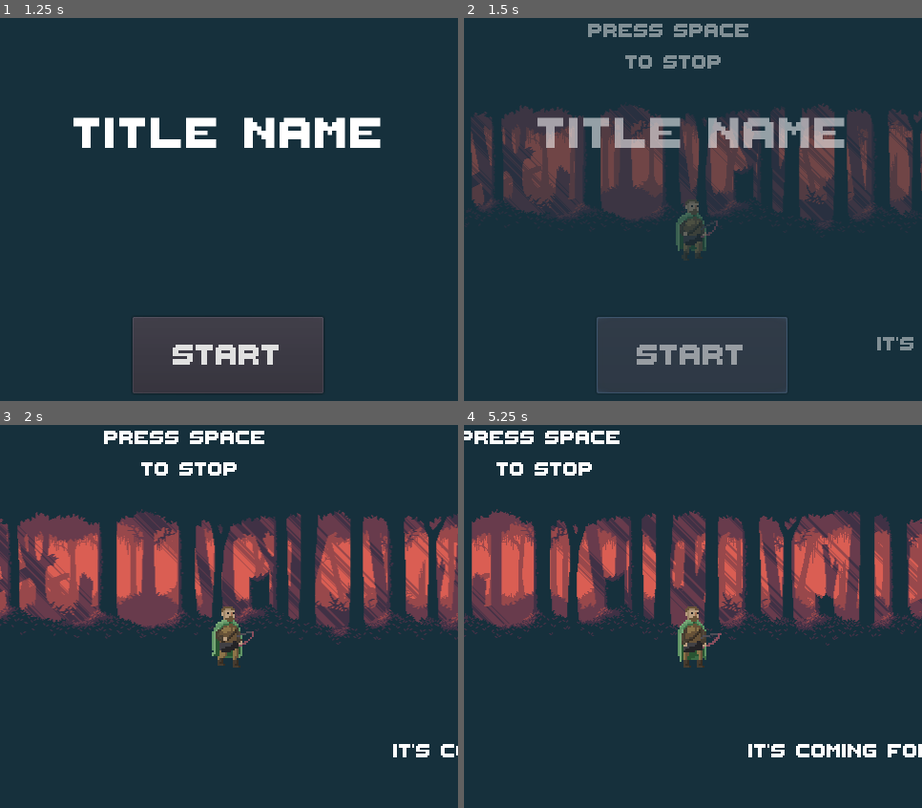
Above: before the commit, frames 1-4 (two rows, left to right).
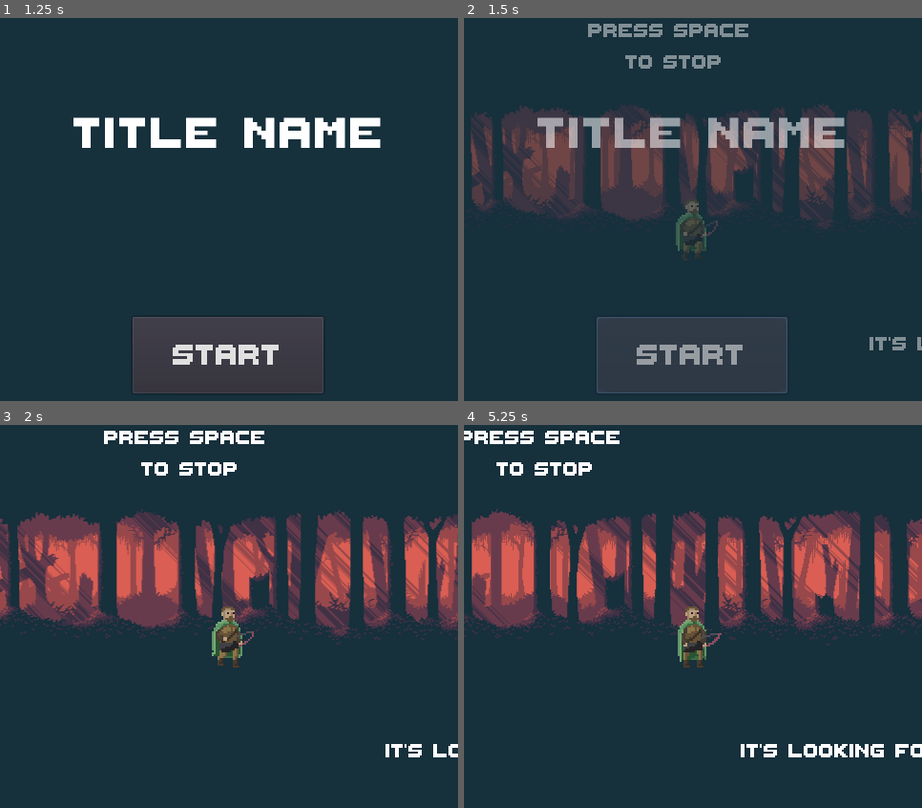
Above: after the commit, the same moments.

Repository: ktosox/TriJam-116
Game: Godot game, scene res://Level.tscn
Two runs of this game, one before a commit and one after it. Both use one fixed random seed, a clock stepped at 60 frames per second and the inputs below. The project has no main scene, so this scene is started directly.
Inputs:
- Up to frame 1 (1.25 s): tap Space at 0.5 s; tap Enter (ui_accept) at 0.77 s
- Up to frame 2 (1.5 s): click "START" at 1.25 s
- Up to frame 3 (2 s): no input
- Up to frame 4 (5.25 s): tap Space every 0.75 s from 2 to 5 s; tap Enter (ui_accept) at 2.27, 3.77, 4.52 s

Frame 1 is identical in both runs. In frame 2, 0.2% of the frame differs, in the area x 88-100%, y 83-87%; in frame 3, 0.3%; in frame 4, 0.7%, in the area x 60-100%, y 83-87%.

Commit message:
did some testing and balancing over 20 minutes

Diff:
--- a/Game/Enemies/Spike.tscn
+++ b/Game/Enemies/Spike.tscn
@@ -109,6 +109,7 @@
 default_color = Color( 0.996078, 0.996078, 0.996078, 1 )
 
 [node name="CPUParticles2D" type="CPUParticles2D" parent="."]
+position = Vector2( 0, 6 )
 emitting = false
 lifetime = 3.0
 one_shot = true
--- a/Game/Level.gd
+++ b/Game/Level.gd
@@ -30,7 +30,7 @@
 
 
 func _on_TimerSpike_timeout():
-	$TimerSpike.wait_time +=8
+	$TimerSpike.wait_time += 11
 	var newSpike = spikeScene.instance()
 	add_child_below_node($Player,newSpike)
 	pass # Replace with function body.
--- a/Game/Level.tscn
+++ b/Game/Level.tscn
@@ -1,15 +1,12 @@
-[gd_scene load_steps=23 format=2]
+[gd_scene load_steps=24 format=2]
 
 [ext_resource path="res://Player.tscn" type="PackedScene" id=1]
 [ext_resource path="res://Background.tscn" type="PackedScene" id=2]
+[ext_resource path="res://base_font.tres" type="DynamicFont" id=3]
 [ext_resource path="res://Level.gd" type="Script" id=4]
 [ext_resource path="res://ThaleahFat.ttf" type="DynamicFontData" id=5]
 [ext_resource path="res://Front.gd" type="Script" id=6]
 [ext_resource path="res://Sound/relaxing-forest-ambience.ogg" type="AudioStream" id=7]
-
-[sub_resource type="DynamicFont" id=9]
-size = 32
-font_data = ExtResource( 5 )
 
 [sub_resource type="Shader" id=11]
 code = "shader_type canvas_item;
@@ -270,7 +267,7 @@
 
 [sub_resource type="Animation" id=10]
 resource_name = "New Anim"
-length = 60.0
+length = 100.0
 tracks/0/type = "value"
 tracks/0/path = NodePath("Front/Screen:material:shader_param/brightness")
 tracks/0/interp = 1
@@ -278,10 +275,10 @@
 tracks/0/imported = false
 tracks/0/enabled = true
 tracks/0/keys = {
-"times": PoolRealArray( 0, 60, 60.1 ),
-"transitions": PoolRealArray( 1, 1, 1 ),
-"update": 0,
-"values": [ 1.0, 0.0, 0.0 ]
+"times": PoolRealArray( 0, 100 ),
+"transitions": PoolRealArray( 1, 1 ),
+"update": 0,
+"values": [ 1.0, 0.0 ]
 }
 tracks/1/type = "value"
 tracks/1/path = NodePath("Front/Screen:material:shader_param/saturation")
@@ -290,10 +287,10 @@
 tracks/1/imported = false
 tracks/1/enabled = true
 tracks/1/keys = {
-"times": PoolRealArray( -0.2, 0, 60 ),
-"transitions": PoolRealArray( 1, 1, 1 ),
-"update": 0,
-"values": [ 1.0, 1.0, 0.0 ]
+"times": PoolRealArray( 0, 100 ),
+"transitions": PoolRealArray( 1, 1 ),
+"update": 0,
+"values": [ 1.0, 0.0 ]
 }
 tracks/2/type = "method"
 tracks/2/path = NodePath(".")
@@ -302,7 +299,7 @@
 tracks/2/imported = false
 tracks/2/enabled = true
 tracks/2/keys = {
-"times": PoolRealArray( 59.7 ),
+"times": PoolRealArray( 99 ),
 "transitions": PoolRealArray( 1 ),
 "values": [ {
 "args": [  ],
@@ -338,6 +335,33 @@
 "values": [ 1.2 ]
 }
 
+[sub_resource type="Animation" id=17]
+resource_name = "reset"
+tracks/0/type = "value"
+tracks/0/path = NodePath("Front/Screen:material:shader_param/brightness")
+tracks/0/interp = 1
+tracks/0/loop_wrap = true
+tracks/0/imported = false
+tracks/0/enabled = true
+tracks/0/keys = {
+"times": PoolRealArray( 0 ),
+"transitions": PoolRealArray( 1 ),
+"update": 0,
+"values": [ 1.0 ]
+}
+tracks/1/type = "value"
+tracks/1/path = NodePath("Front/Screen:material:shader_param/saturation")
+tracks/1/interp = 1
+tracks/1/loop_wrap = true
+tracks/1/imported = false
+tracks/1/enabled = true
+tracks/1/keys = {
+"times": PoolRealArray( 0 ),
+"transitions": PoolRealArray( 1 ),
+"update": 0,
+"values": [ 1.0 ]
+}
+
 [sub_resource type="RectangleShape2D" id=13]
 extents = Vector2( 30, 600 )
 
@@ -351,7 +375,7 @@
 margin_left = 16.0
 margin_right = 264.0
 margin_bottom = 63.0
-custom_fonts/font = SubResource( 9 )
+custom_fonts/font = ExtResource( 3 )
 text = "press space
 to stop"
 align = 1
@@ -366,7 +390,7 @@
 margin_top = 24.0
 margin_right = 1696.0
 margin_bottom = 87.0
-custom_fonts/font = SubResource( 9 )
+custom_fonts/font = ExtResource( 3 )
 text = "it's getting dark"
 align = 1
 valign = 1
@@ -380,7 +404,7 @@
 margin_top = 24.0
 margin_right = 2968.0
 margin_bottom = 87.0
-custom_fonts/font = SubResource( 9 )
+custom_fonts/font = ExtResource( 3 )
 text = "just a couple more steps"
 align = 1
 valign = 1
@@ -390,11 +414,11 @@
 }
 
 [node name="Press space5" type="Label" parent="."]
-margin_left = 696.0
+margin_left = 744.0
 margin_top = 8.0
-margin_right = 1060.0
+margin_right = 1108.0
 margin_bottom = 71.0
-custom_fonts/font = SubResource( 9 )
+custom_fonts/font = ExtResource( 3 )
 text = "it will hear you
  if you run"
 align = 1
@@ -424,8 +448,36 @@
 margin_top = 312.0
 margin_right = 694.0
 margin_bottom = 375.0
-custom_fonts/font = SubResource( 9 )
-text = "it's coming for you"
+custom_fonts/font = ExtResource( 3 )
+text = "it's looking for you"
+align = 1
+valign = 1
+uppercase = true
+__meta__ = {
+"_edit_use_anchors_": false
+}
+
+[node name="Press space9" type="Label" parent="."]
+margin_left = 544.0
+margin_top = 352.0
+margin_right = 974.0
+margin_bottom = 415.0
+custom_fonts/font = ExtResource( 3 )
+text = "but it has no eyes"
+align = 1
+valign = 1
+uppercase = true
+__meta__ = {
+"_edit_use_anchors_": false
+}
+
+[node name="Press space8" type="Label" parent="."]
+margin_left = 1048.0
+margin_top = 336.0
+margin_right = 1478.0
+margin_bottom = 399.0
+custom_fonts/font = ExtResource( 3 )
+text = "just keep walking"
 align = 1
 valign = 1
 uppercase = true
@@ -434,13 +486,13 @@
 }
 
 [node name="Press space6" type="Label" parent="."]
-margin_left = 1928.0
+margin_left = 1912.0
 margin_top = 320.0
-margin_right = 2396.0
+margin_right = 2464.0
 margin_bottom = 383.0
-custom_fonts/font = SubResource( 9 )
-text = "you are
-almost out"
+custom_fonts/font = ExtResource( 3 )
+text = "you will be safe
+                  once you leave the forest"
 align = 1
 valign = 1
 uppercase = true
@@ -475,6 +527,7 @@
 anims/showWin = SubResource( 16 )
 
 [node name="Welcome" type="Control" parent="Front/Back"]
+visible = false
 anchor_right = 1.0
 anchor_bottom = 1.0
 __meta__ = {
@@ -541,13 +594,20 @@
 }
 
 [node name="WinScreen" type="Control" parent="Front/Back"]
+visible = false
 margin_right = 40.0
 margin_bottom = 40.0
 
+[node name="Label" type="Label" parent="Front/Back/WinScreen"]
+margin_left = 104.0
+margin_top = 80.0
+margin_right = 366.0
+margin_bottom = 110.0
+custom_fonts/font = ExtResource( 3 )
+text = "thanks for playing"
+
 [node name="Ambience" type="AudioStreamPlayer" parent="."]
 stream = ExtResource( 7 )
-volume_db = -9.6
-pitch_scale = 0.980645
 bus = "Ambience"
 
 [node name="AnimationPlayer" type="AnimationPlayer" parent="Ambience"]
@@ -558,20 +618,22 @@
 wait_time = 8.0
 
 [node name="Night" type="AnimationPlayer" parent="."]
+autoplay = "reset"
 "anims/New Anim" = SubResource( 10 )
 "anims/New Anim (2)" = SubResource( 15 )
+anims/reset = SubResource( 17 )
 
 [node name="nightArea" type="Area2D" parent="."]
-position = Vector2( 2280, 0 )
+position = Vector2( 1728, 8 )
 collision_layer = 2
 collision_mask = 2
 
 [node name="CollisionShape2D" type="CollisionShape2D" parent="nightArea"]
-position = Vector2( -552, 0 )
+position = Vector2( -128, 56 )
 shape = SubResource( 13 )
 
 [node name="win" type="Area2D" parent="."]
-position = Vector2( 3160, 0 )
+position = Vector2( 3224, 0 )
 collision_layer = 2
 collision_mask = 2
 
--- a/Game/Player.tscn
+++ b/Game/Player.tscn
@@ -155,7 +155,7 @@
 scale = Vector2( 2, 2 )
 frames = SubResource( 31 )
 animation = "walk"
-frame = 7
+frame = 1
 playing = true
 
 [node name="CollisionShape2D" type="CollisionShape2D" parent="."]
--- /dev/null
+++ b/Game/base_font.tres
@@ -0,0 +1,7 @@
+[gd_resource type="DynamicFont" load_steps=2 format=2]
+
+[ext_resource path="res://ThaleahFat.ttf" type="DynamicFontData" id=1]
+
+[resource]
+size = 32
+font_data = ExtResource( 1 )
